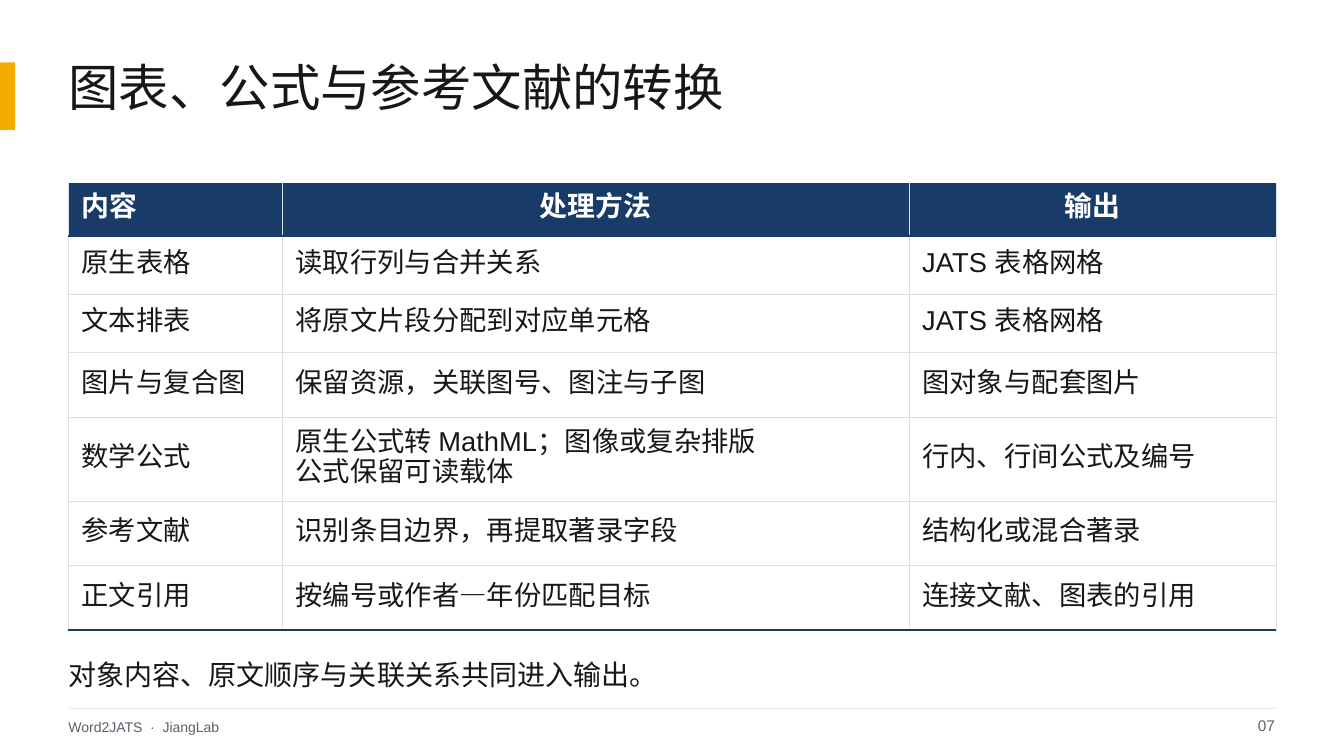
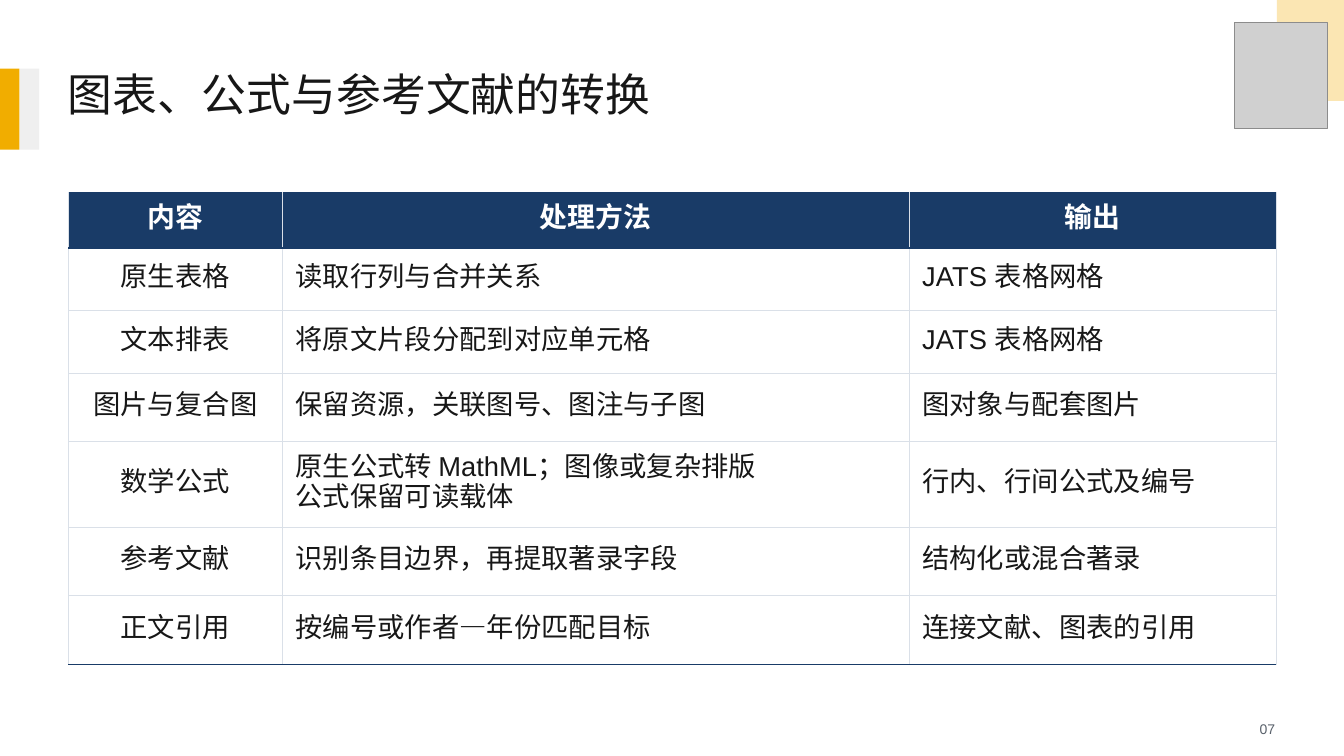
Before and after one commit to Deng-GuiFeng/Word2JATS, a slide deck: slide 7 of 决赛提交/JiangLab-决赛答辩.pptx. Drawn at 1344x756 pixels with LibreOffice and Linux fonts; fonts in the diff are those of the drawing; grey boxes stand for pictures. Boxes give left, top, right and bottom in pixels: in the first picture for what was removed or moved away, otherwise in the second. Text is boxed around its words. In the diff, an @@ line names an element or a change of style, - is before the commit and + after.

Commit message:
fix: restore competition slide template and align finals presentation with original brief

```diff
--- a/决赛提交/JiangLab-决赛答辩.pptx
+++ b/决赛提交/JiangLab-决赛答辩.pptx
@@ picture added at [1235, 22, 1328, 129] @@
@@ freeform shape added at [1277, 0, 1344, 101], fill #FBE6B3 @@
@@ rectangle: place and size @@
-rectangle at [0, 63, 15, 130]
+rectangle at [0, 69, 19, 150]
@@ rectangle at [0, 69, 19, 150]: fill #F2AD00 to #F1AD00 @@
@@ rectangle added at [19, 69, 38, 150], fill #EFEFEF @@
@@ text "图表、公式与参考文献的转换": place and size @@
-text "图表、公式与参考文献的转换" at [69, 63, 724, 110]
+text "图表、公式与参考文献的转换" at [68, 73, 651, 115]
@@ text "图表、公式与参考文献的转换" at [68, 73, 651, 115]: size 36 to 32 pt; line spacing 42.5pt to 37.8pt @@
@@ table at [69, 193, 1276, 664] @@
@@ alignment left to centre @@
@@ table: place and size @@
-table at [69, 184, 1276, 630]
+table at [69, 193, 1276, 664]
@@ text removed at [69, 661, 658, 688] @@
-对象内容、原文顺序与关联关系共同进入输出。
@@ line removed from (69, 709) to (1276, 709) @@
@@ text removed at [68, 722, 220, 735] @@
-Word2JATS · JiangLab
@@ text "07" at [1260, 724, 1276, 734]: size 11 to 10 pt; line spacing 13pt to 11.8pt @@
```
Also in this commit, not shown: 11 other slides changed, 1 slide added, 4 other files.
